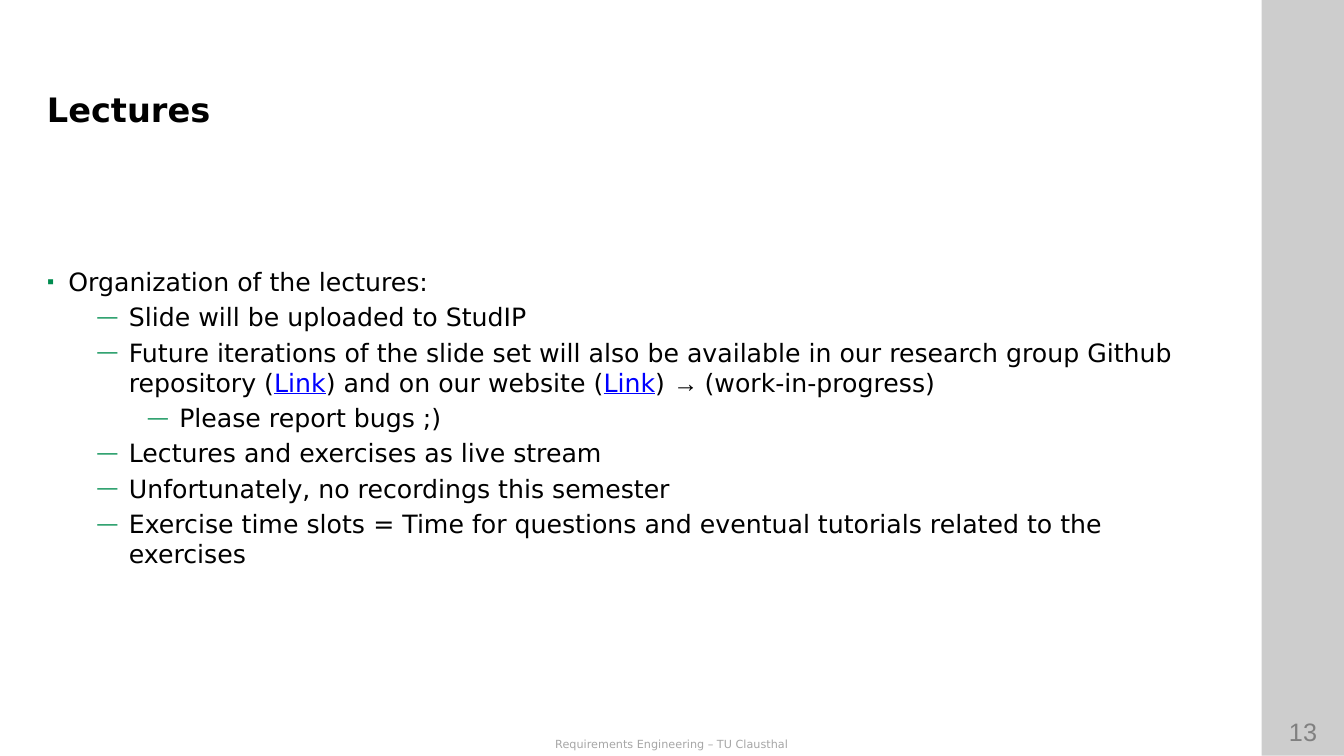
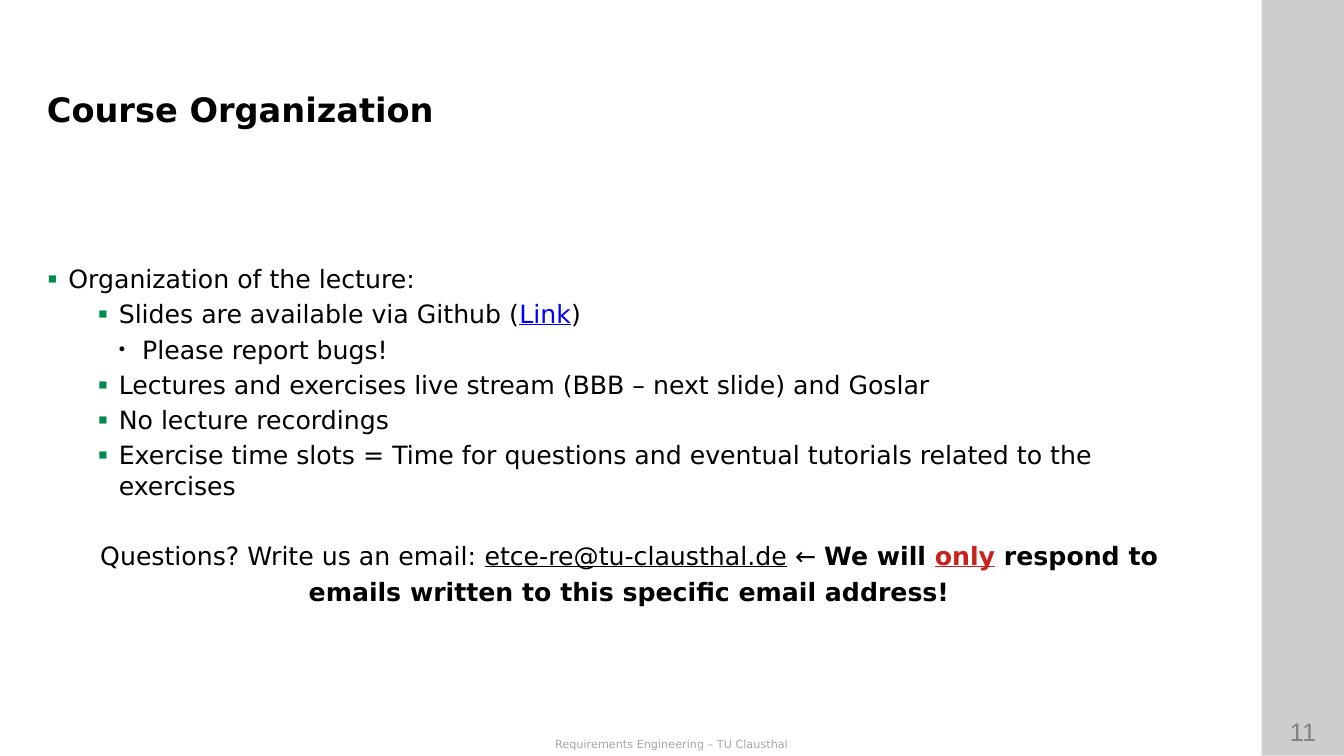
Before and after one commit to ETCE-LAB/teaching-material, a slide deck: slide 11 of Requirements-Engineering/RE-L00-Organization.pptx (slide 13 before the commit). Drawn at 1344x756 pixels with LibreOffice and Linux fonts; fonts in the diff are those of the drawing; background and template pictures are left out. Boxes give left, top, right and bottom in pixels: in the first picture for what was removed or moved away, otherwise in the second. Text is boxed around its words. In the diff, an @@ line names an element or a change of style, - is before the commit and + after.

```diff
--- a/Requirements-Engineering/RE-L00-Organization.pptx
+++ b/Requirements-Engineering/RE-L00-Organization.pptx
@@ text at [47, 96, 434, 130]: text changed @@
-Lectures
+Course Organization
@@ text at [68, 269, 930, 435]: text changed @@
-▪ Organization of the lectures:
-  — Slide will be uploaded to StudIP
-  — Future iterations of the slide set will also be available in our research group Github repository (Link) and on our website (Link) → (work-in-progress)
-    — Please report bugs ;)
-  — Lectures and exercises as live stream
-  — Unfortunately, no recordings this semester
+▪ Organization of the lecture:
+  ▪ Slides are available via Github (Link)
+      ● Please report bugs!
+  ▪ Lectures and exercises live stream (BBB – next slide) and Goslar
+  ▪ No lecture recordings
@@ text at [119, 445, 1091, 496]: bullet — to ▪ @@
@@ text at [100, 546, 1158, 607]: paragraphs added @@
+Questions? Write us an email: etce-re@tu-clausthal.de ← We will only respond to
+emails written to this specific email address!
@@ page number at [1290, 724, 1316, 741]: text changed @@
-13
+11
```
Also in this commit, not shown: 10 other slides changed, 5 slides added, 3 slides removed, 46 other files.
